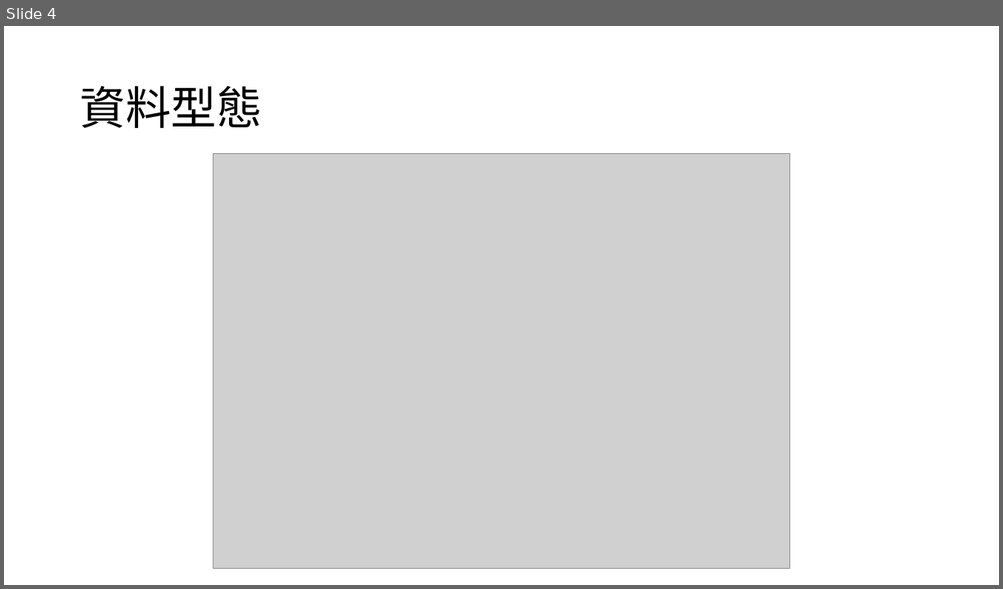
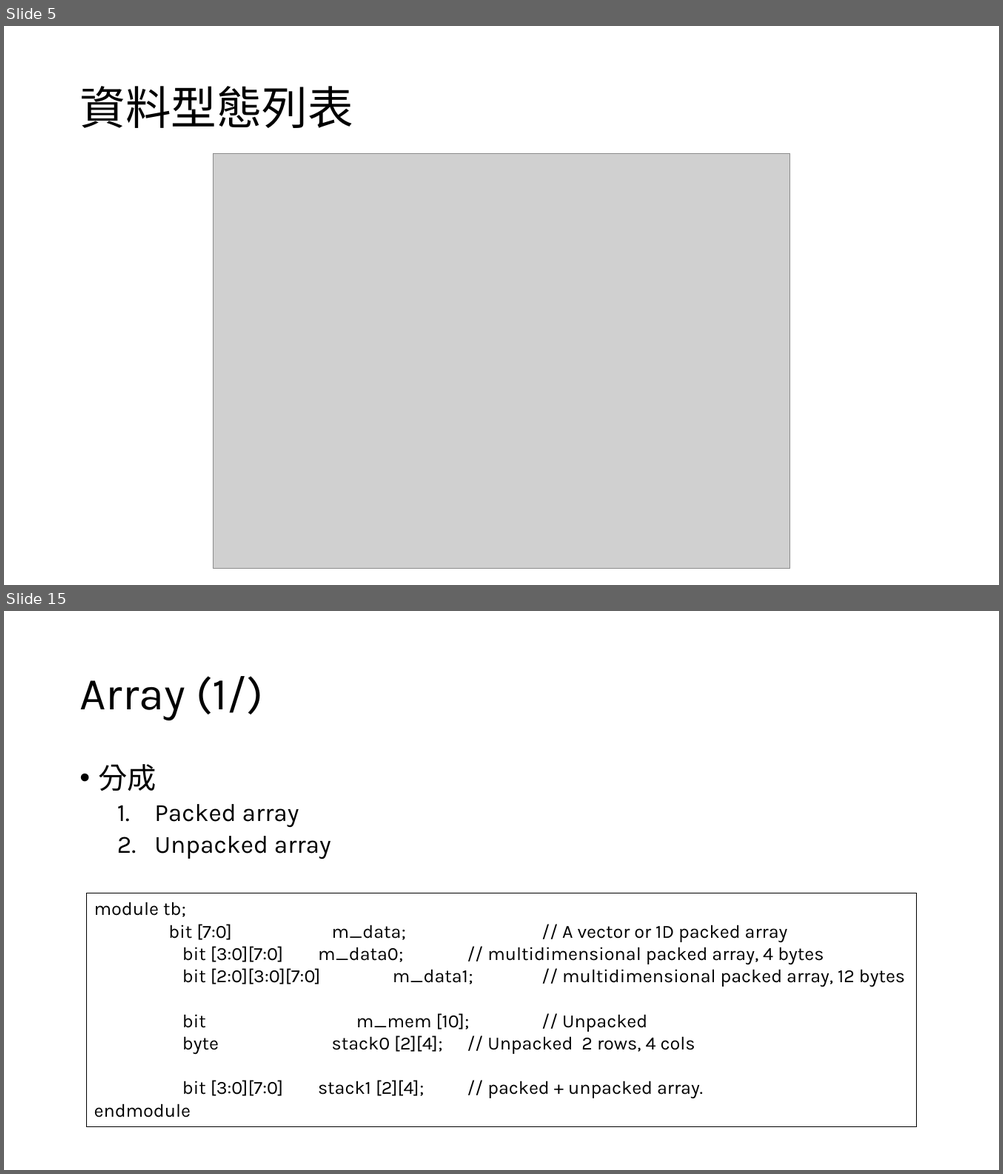
Before and after one commit to s9001055/DV_learning, a slide deck: systemverilog/SystemVerilog_語法學習.pptx. Shown one above the other, each under a label of ours: slide 4 before the commit, slides 5 and 15 after it; the slides between them are not shown. The pictures are 1003x589 and 1003x1174 pixels, drawn with LibreOffice and Linux fonts; fonts in the diff are those of the drawing; grey boxes stand for pictures. Boxes give left, top, right and bottom in pixels: in the first picture for what was removed or moved away, otherwise in the second. Text is boxed around its words. In the diff, an @@ line names an element or a change of style, - is before the commit and + after.

Commit message:
add 2state, 4state, string, enum, array

```diff
--- a/systemverilog/SystemVerilog_語法學習.pptx
+++ b/systemverilog/SystemVerilog_語法學習.pptx
@@ slide 15 added at [4, 611, 999, 1170], background #FFFFFF @@
@@ title added at [79, 676, 263, 721], 44 pt, text #000000 @@
+Array (1/)
@@ text added at [99, 764, 331, 860], 24 pt, text #000000 @@
+• 分成
+  1. Packed array
+  2. Unpacked array
@@ rectangle added at [87, 894, 916, 1128], outline #000000 0.75 pt, 18 pt, text #000000 @@
+module tb;
+bit [7:0] m_data; // A vector or 1D packed array
+bit [3:0][7:0] m_data0; // multidimensional packed array, 4 bytes
+bit [2:0][3:0][7:0] m_data1; // multidimensional packed array, 12 bytes
+bit m_mem [10]; // Unpacked
+byte stack0 [2][4]; // Unpacked 2 rows, 4 cols
+bit [3:0][7:0] stack1 [2][4]; // packed + unpacked array.
+endmodule
@@ what was slide 4 is now slide 5 @@
@@ slide 5 changed as well @@
@@ title at [79, 86, 353, 128]: text changed @@
-資料型態
+資料型態列表
```
Also in this commit, not shown: 1 other slide changed, 12 other slides added.
